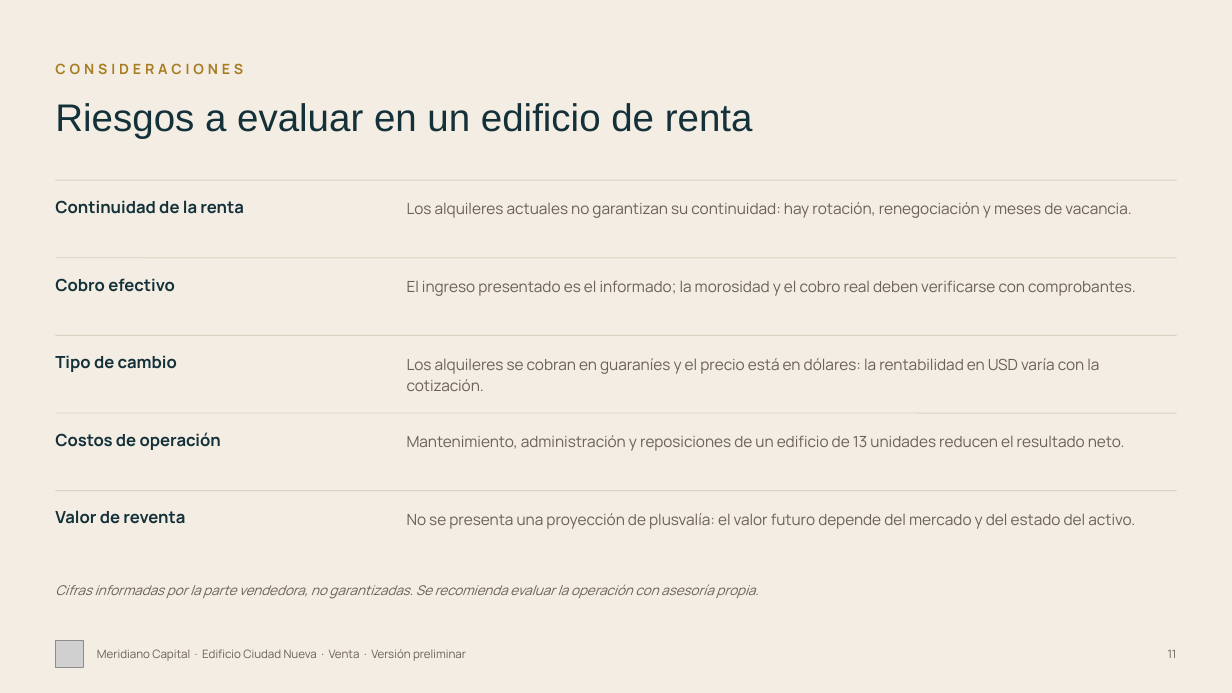
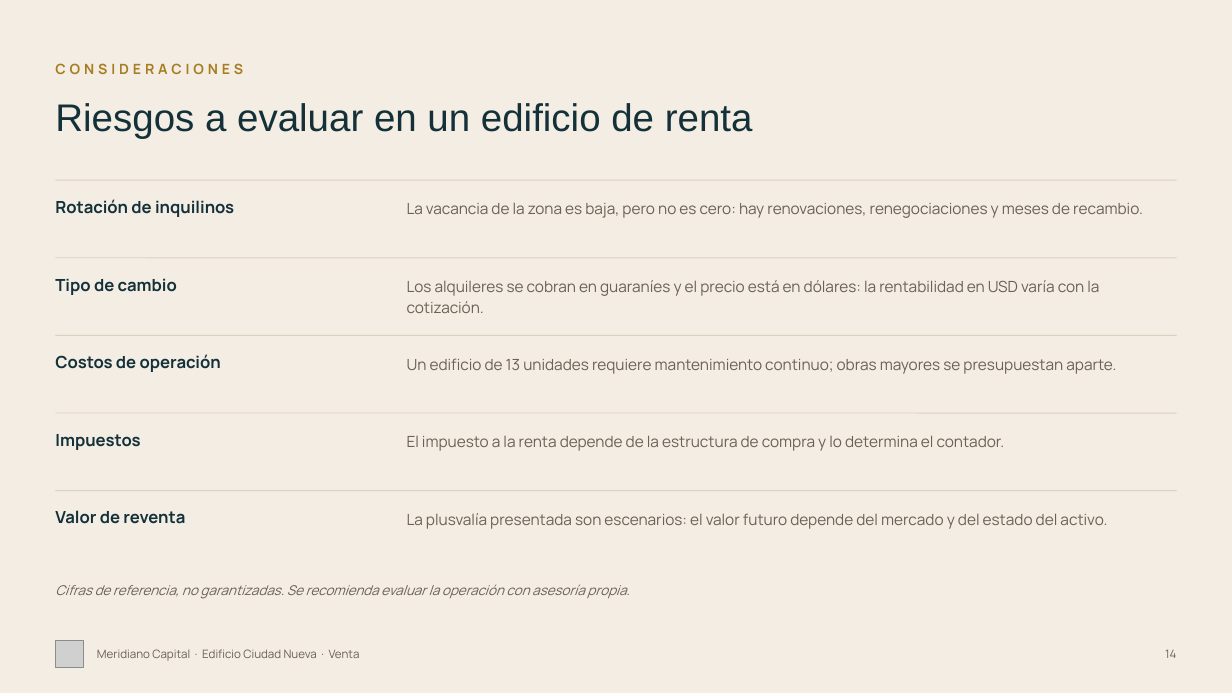
Before and after one commit to juanjosecastillo608/Meridiano-Capital, a slide deck: slide 14 of projects/edificio-ciudad-nueva/entregables/Edificio_Ciudad_Nueva_Meridiano_FINAL.pptx (slide 11 before the commit). Drawn at 1232x693 pixels with LibreOffice and Linux fonts; fonts in the diff are those of the drawing; grey boxes stand for pictures. Boxes give left, top, right and bottom in pixels: in the first picture for what was removed or moved away, otherwise in the second. Text is boxed around its words. In the diff, an @@ line names an element or a change of style, - is before the commit and + after.

```diff
--- a/projects/edificio-ciudad-nueva/entregables/Edificio_Ciudad_Nueva_Meridiano_FINAL.pptx
+++ b/projects/edificio-ciudad-nueva/entregables/Edificio_Ciudad_Nueva_Meridiano_FINAL.pptx
@@ text at (55,199,234,217): text changed @@
-Continuidad de la renta
+Rotación de inquilinos
@@ text at (407,203,1143,218): text changed @@
-Los alquileres actuales no garantizan su continuidad: hay rotación, renegociación y meses de vacancia.
+La vacancia de la zona es baja, pero no es cero: hay renovaciones, renegociaciones y meses de recambio.
@@ text at (55,278,177,295): text changed @@
-Cobro efectivo
+Tipo de cambio
@@ text "Los alquileres se cobran en ...": place and size @@
-text "Los alquileres se cobran en ..." at (407,358,1099,391)
+text "Los alquileres se cobran en ..." at (407,280,1099,313)
@@ text removed at (407,280,1136,296) @@
-El ingreso presentado es el informado; la morosidad y el cobro real deben verificarse con comprobantes.
@@ text at (55,354,221,372): text changed @@
-Tipo de cambio
+Costos de operación
@@ text added at (407,358,1116,374), 12 pt, text #6B6154 @@
+Un edificio de 13 unidades requiere mantenimiento continuo; obras mayores se presupuestan aparte.
@@ text at (55,434,140,450): text changed @@
-Costos de operación
+Impuestos
@@ text at (407,435,1005,451): text changed @@
-Mantenimiento, administración y reposiciones de un edificio de 13 unidades reducen el resultado neto.
+El impuesto a la renta depende de la estructura de compra y lo determina el contador.
@@ text at (407,513,1107,529): text changed @@
-No se presenta una proyección de plusvalía: el valor futuro depende del mercado y del estado del activo.
+La plusvalía presentada son escenarios: el valor futuro depende del mercado y del estado del activo.
@@ text at (55,584,629,599): text changed @@
-Cifras informadas por la parte vendedora, no garantizadas. Se recomienda evaluar la operación con asesoría propia.
+Cifras de referencia, no garantizadas. Se recomienda evaluar la operación con asesoría propia.
@@ text at (97,649,360,661): text changed @@
-Meridiano Capital · Edificio Ciudad Nueva · Venta · Versión preliminar
+Meridiano Capital · Edificio Ciudad Nueva · Venta
@@ text at (1165,649,1176,658): text changed @@
-11
+14
```
Also in this commit, not shown: 9 other slides changed, 5 slides added, 2 slides removed, 35 other files.
